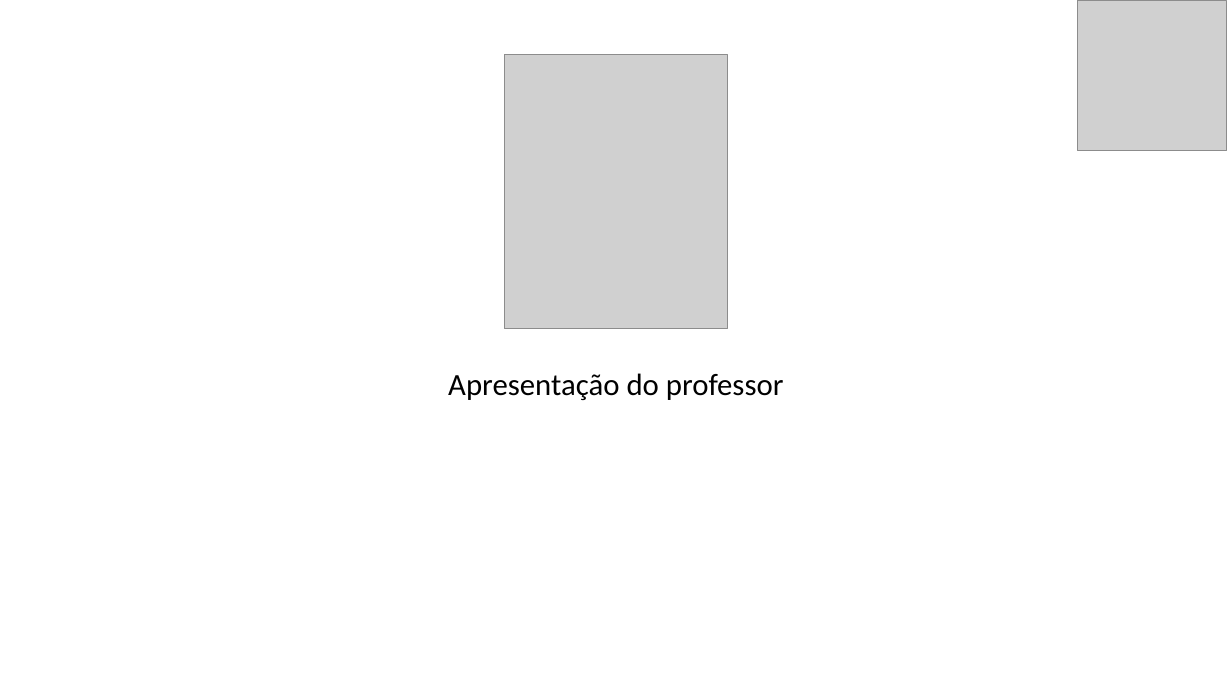
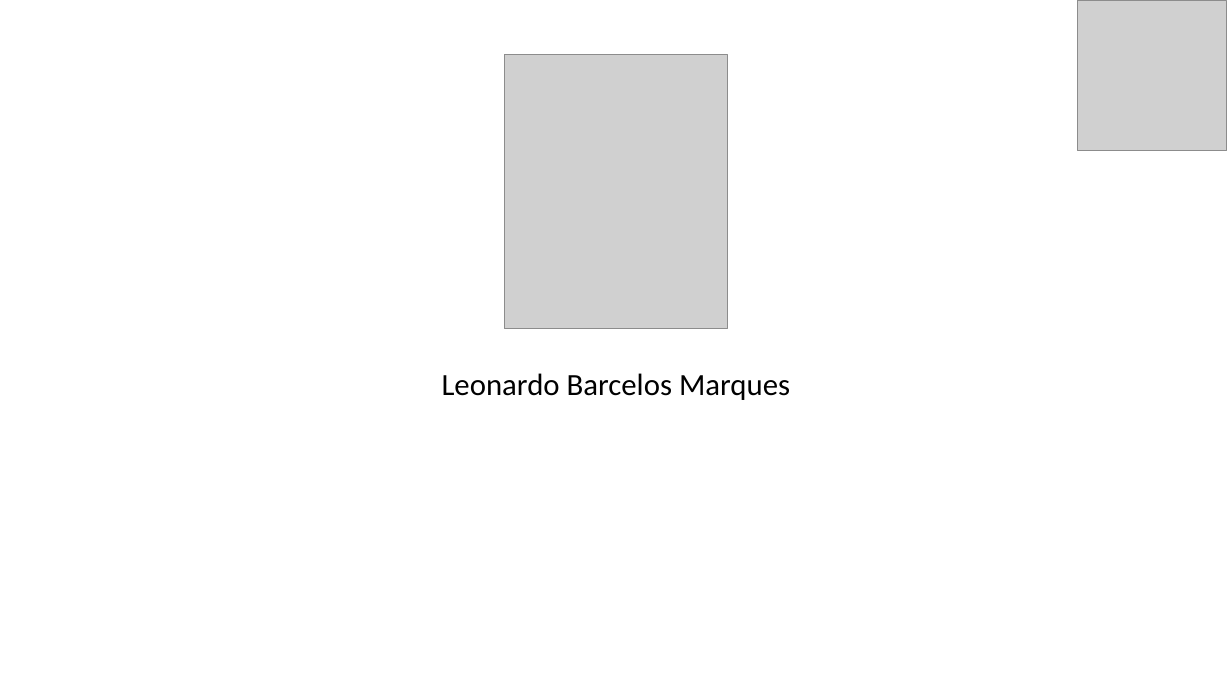
Before and after one commit to LBarcelosM/Edge-Blazor-Course, a slide deck: slide 1 of Aula 001/Aula 1.pptx. Drawn at 1232x693 pixels with LibreOffice and Linux fonts; fonts in the diff are those of the drawing; grey boxes stand for pictures. Boxes give left, top, right and bottom in pixels: in the first picture for what was removed or moved away, otherwise in the second. Text is boxed around its words. In the diff, an @@ line names an element or a change of style, - is before the commit and + after.

```diff
--- a/Aula 001/Aula 1.pptx
+++ b/Aula 001/Aula 1.pptx
@@ subtitle at bbox=[442, 373, 790, 400]: text changed @@
-Apresentação do professor
+Leonardo Barcelos Marques
```
Also in this commit, not shown: 1 other slide changed.
